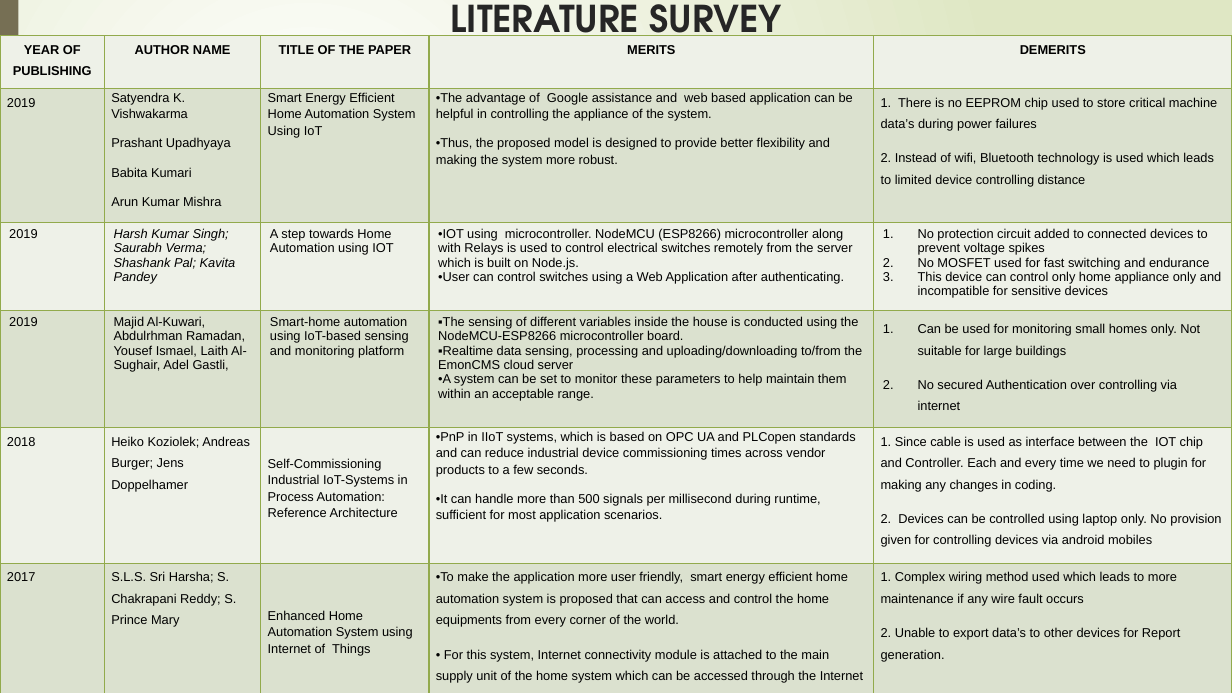
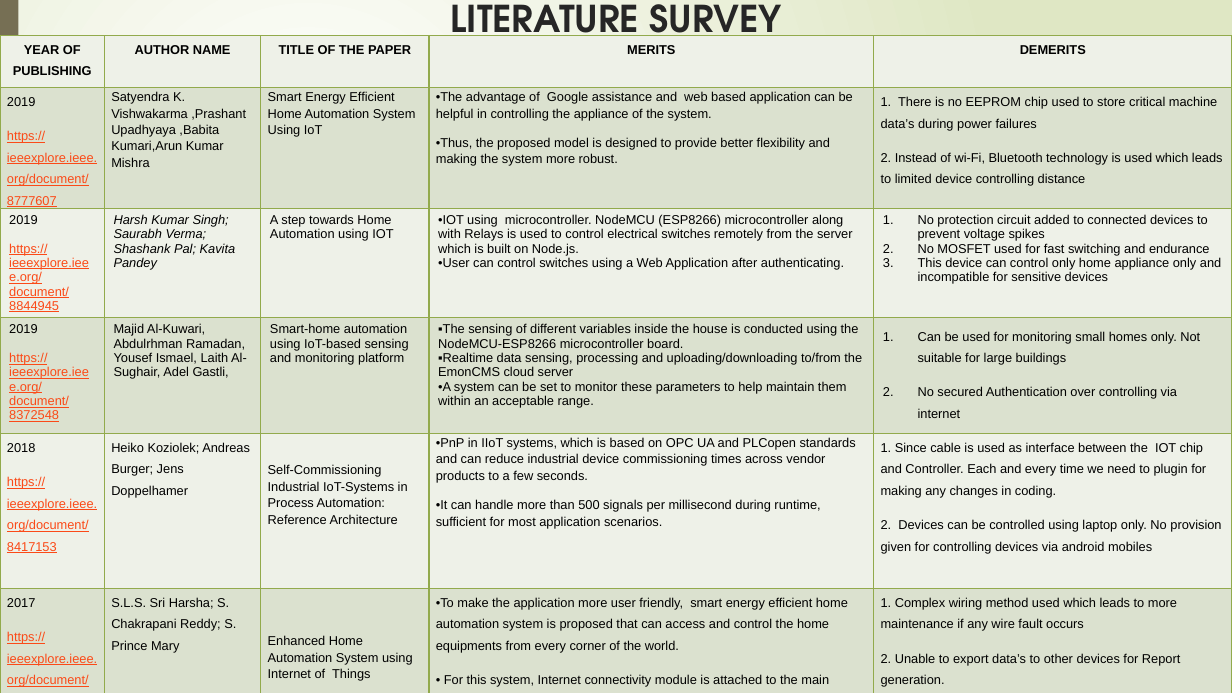
Before and after one commit to preethisheks4m/Batch-1-Smart-Energy-Monitor-App, a slide deck: slide 3 of Documents/B1 ppt.pptx. Drawn at 1232x693 pixels with LibreOffice and Linux fonts; fonts in the diff are those of the drawing. Boxes give left, top, right and bottom in pixels: in the first picture for what was removed or moved away, otherwise in the second. Text is boxed around its words. In the diff, an @@ line names an element or a change of style, - is before the commit and + after.

```diff
--- a/Documents/B1 ppt.pptx
+++ b/Documents/B1 ppt.pptx
@@ table at [0, 36, 1232, 693] @@
-row 2: 2019 | Satyendra K. Vishwakarma / Prashant Upadhyaya / Babita Kumari / Arun Kumar Mishra | Smart Energy Efficient Home Automation System Using IoT | The advantage of Google assistance and web based application can be helpful in controlling the appliance of the system. / Thus, the proposed model is designed to provide better flexibility and making the system more robust. | 1. There is no EEPROM chip used to store critical machine data’s during power failures / 2. Instead of wifi, Bluetooth technology is used which leads to limited device controlling distance
+row 2: 2019 / https://ieeexplore.ieee.org/document/8777607 | Satyendra K. Vishwakarma ,Prashant Upadhyaya ,Babita Kumari,Arun Kumar Mishra | Smart Energy Efficient Home Automation System Using IoT | The advantage of Google assistance and web based application can be helpful in controlling the appliance of the system. / Thus, the proposed model is designed to provide better flexibility and making the system more robust. | 1. There is no EEPROM chip used to store critical machine data’s during power failures / 2. Instead of wi-Fi, Bluetooth technology is used which leads to limited device controlling distance
-row 3, column 1: 2019
+row 3, column 1: 2019 / https://ieeexplore.ieee.org/document/8844945
-row 4, column 1: 2019
+row 4, column 1: 2019 / https://ieeexplore.ieee.org/document/8372548
-row 5, column 1: 2018
+row 5, column 1: 2018 / https://ieeexplore.ieee.org/document/8417153
-row 6, column 1: 2017
+row 6, column 1: 2017 / https://ieeexplore.ieee.org/document/8058302
```
Also in this commit, not shown: 12 other slides changed, 2 slides added.
